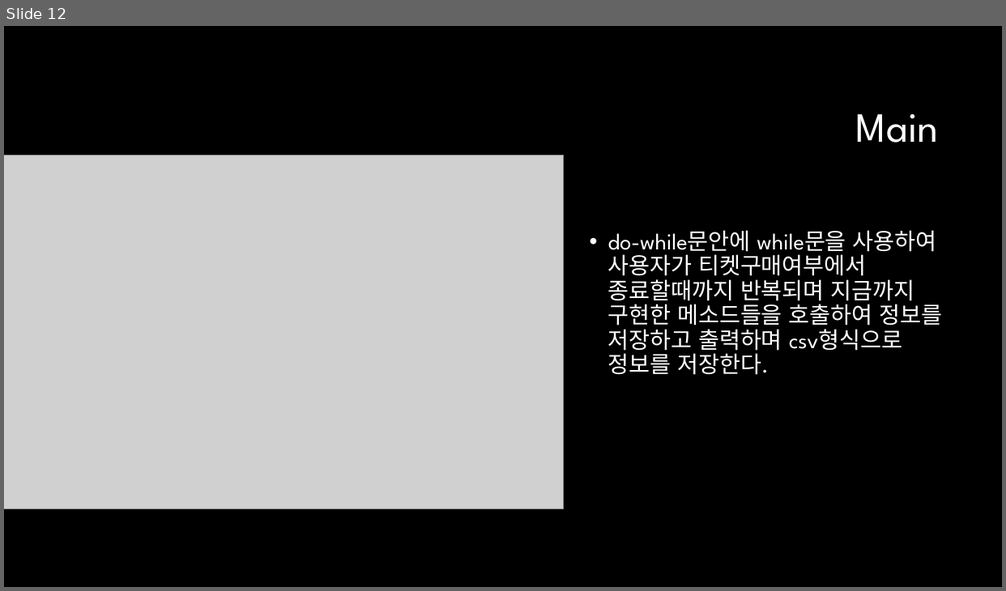
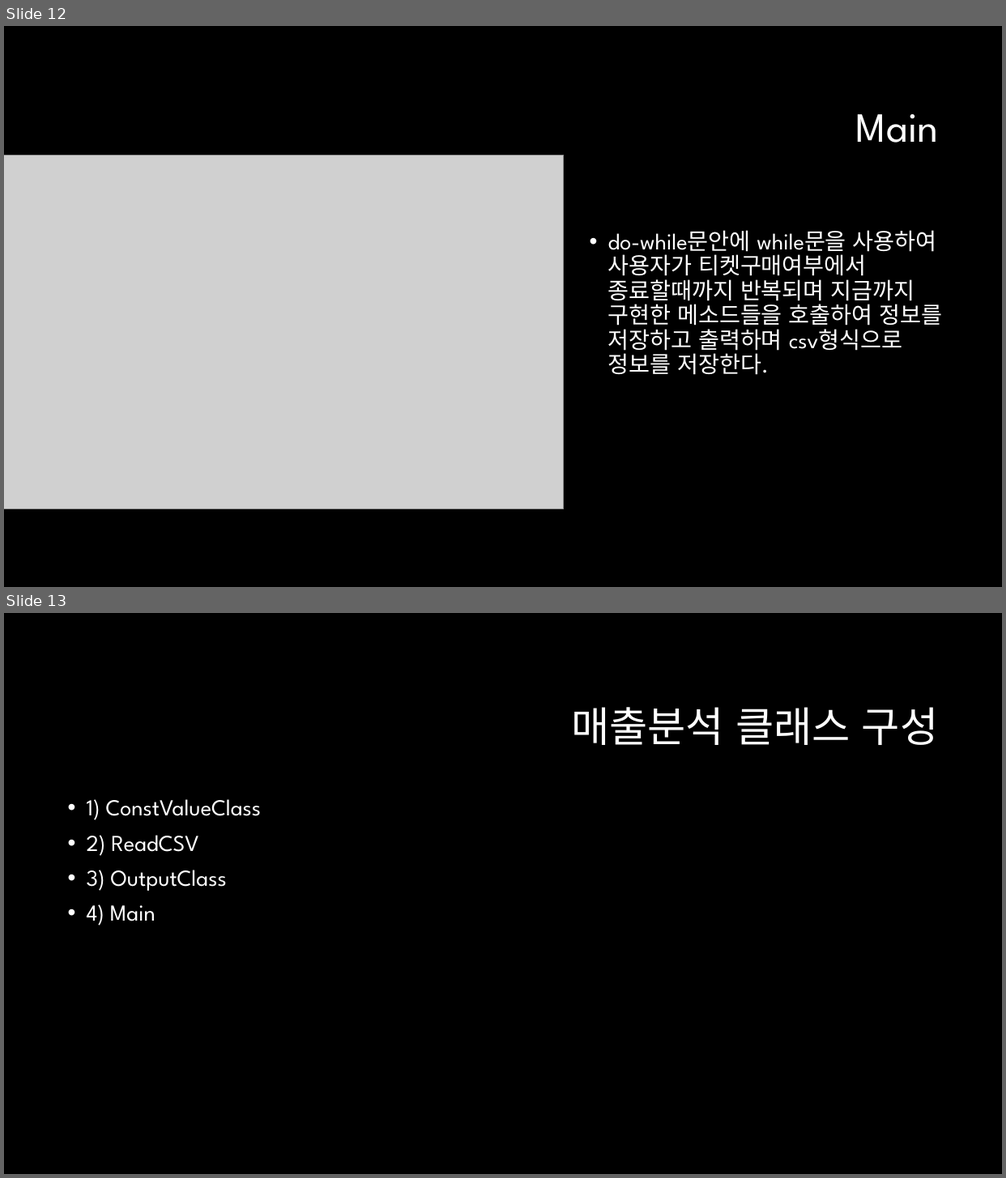
Before and after one commit to minjae1030/PlayGround, a slide deck: kopo04_PlayGround_ppt.pptx. Shown one above the other, each under a label of ours: slide 12 before the commit, slides 12 and 13 after it. The pictures are 1006x591 and 1006x1178 pixels, drawn with LibreOffice and Linux fonts; fonts in the diff are those of the drawing; grey boxes stand for pictures; background and template pictures are left out. Boxes give left, top, right and bottom in pixels: in the first picture for what was removed or moved away, otherwise in the second. Text is boxed around its words. In the diff, an @@ line names an element or a change of style, - is before the commit and + after.

```diff
--- a/kopo04_PlayGround_ppt.pptx
+++ b/kopo04_PlayGround_ppt.pptx
@@ slide 13 added at (4, 613, 1002, 1174), background #000000 @@
@@ title added at (571, 707, 938, 745), 40 pt, text #FFFFFF @@
+매출분석 클래스 구성
@@ text added at (87, 799, 262, 926), 22 pt, text #FFFFFF @@
+• 1) ConstValueClass
+• 2) ReadCSV
+• 3) OutputClass
+• 4) Main
```
Also in this commit, not shown: 7 other slides added.
